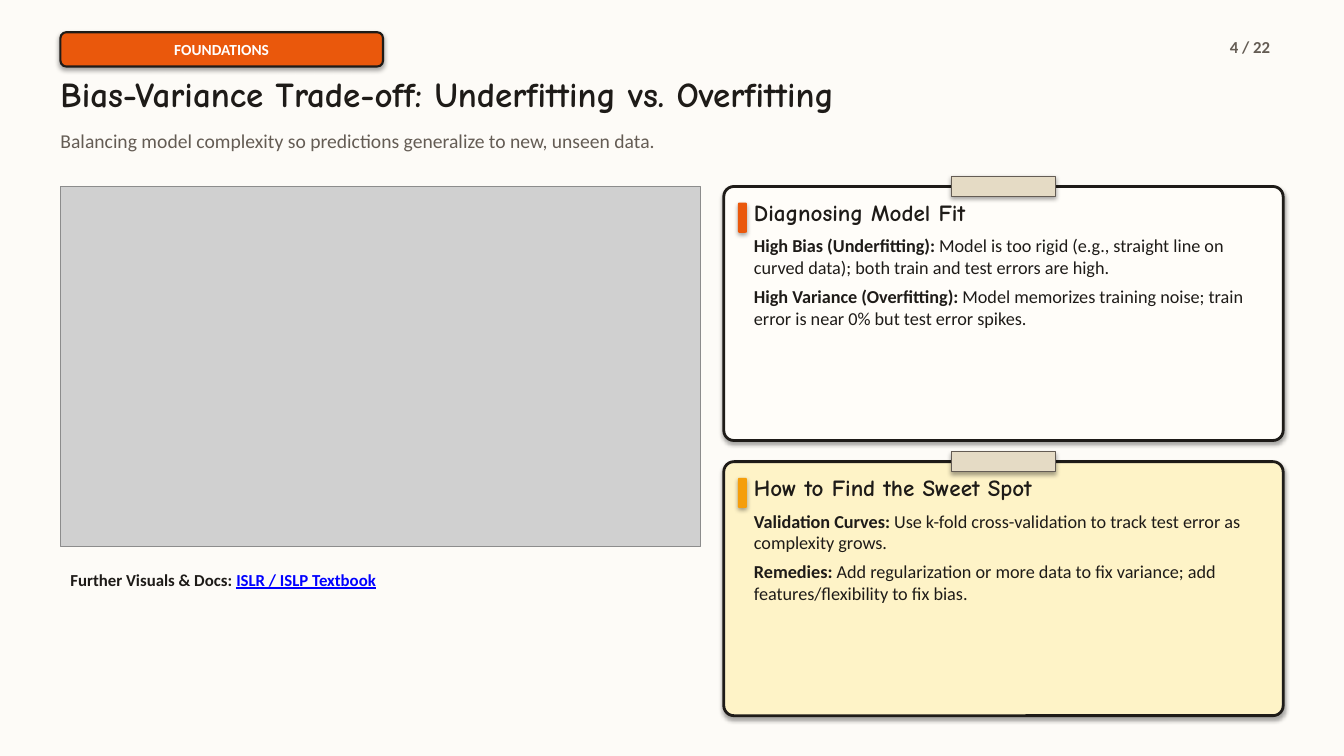
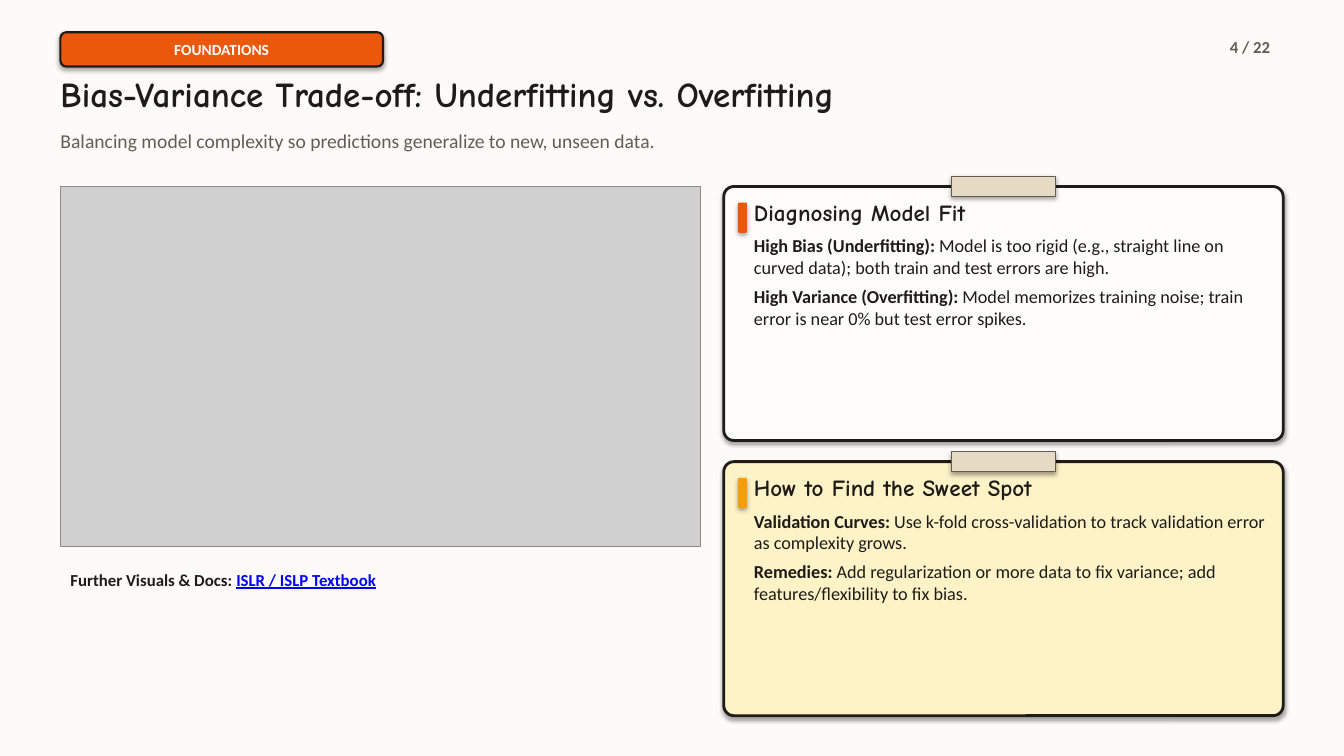
Before and after one commit to Ewan-Dkhar/Models, a slide deck: slide 4 of ml_models_lecture.pptx. Drawn at 1344x756 pixels with LibreOffice and Linux fonts; fonts in the diff are those of the drawing; grey boxes stand for pictures. Boxes give left, top, right and bottom in pixels: in the first picture for what was removed or moved away, otherwise in the second. Text is boxed around its words. In the diff, an @@ line names an element or a change of style, - is before the commit and + after.

```diff
--- a/ml_models_lecture.pptx
+++ b/ml_models_lecture.pptx
@@ text at <box>754,515,1264,552</box>: text changed @@
-Validation Curves: Use k-fold cross-validation to track test error as complexity grows.
+Validation Curves: Use k-fold cross-validation to track validation error as complexity grows.
```
Also in this commit, not shown: 4 other slides changed, 4 other files.
